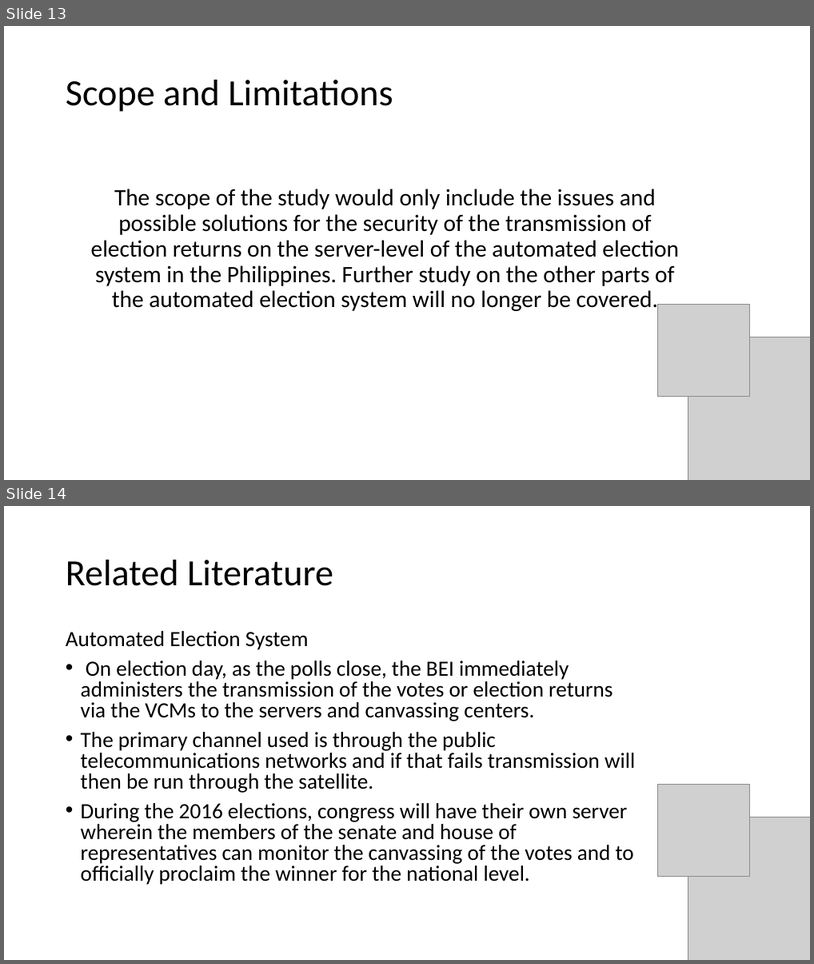
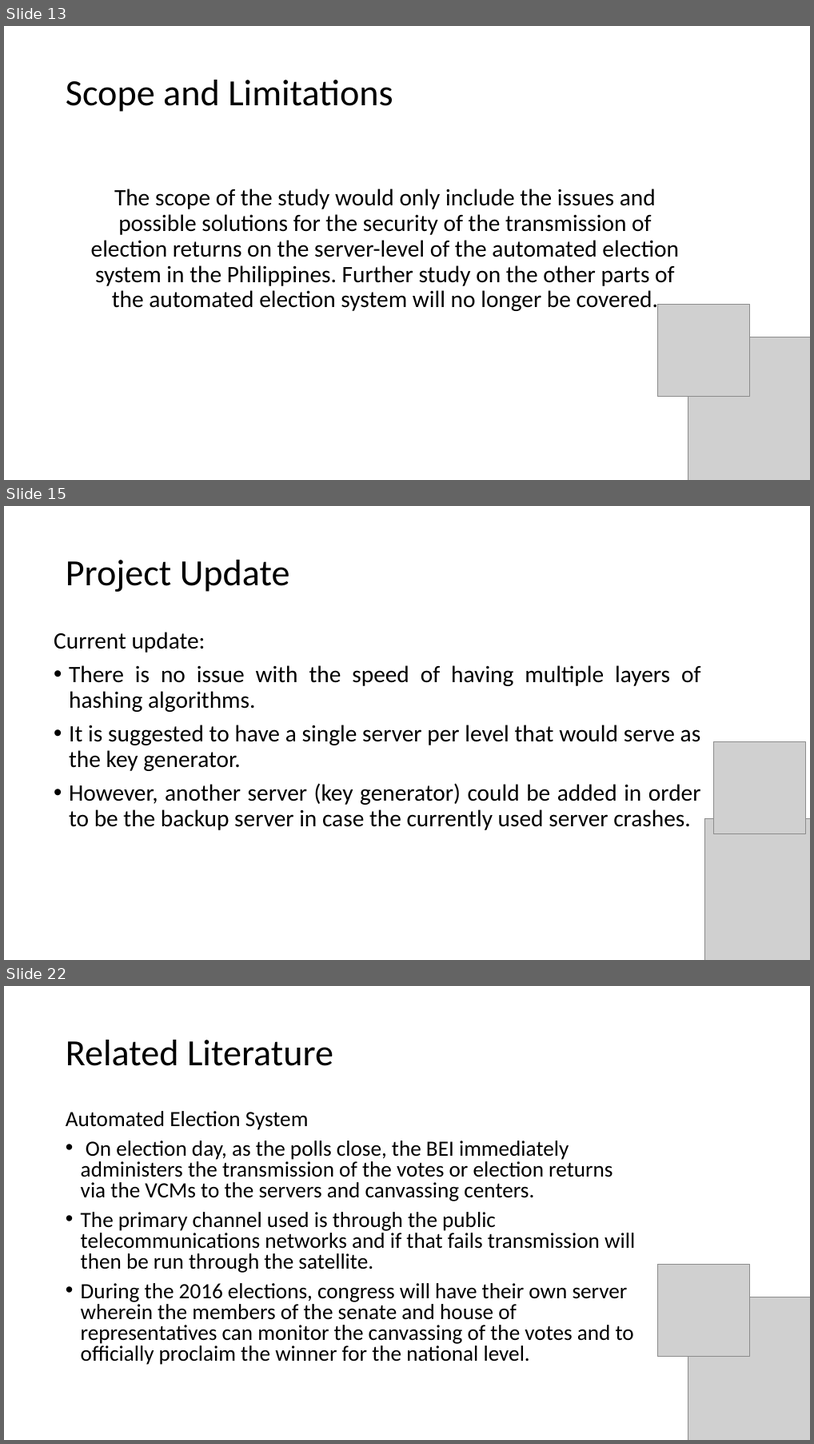
Before and after one commit to seans888/Project---Automate-Election, a slide deck: Documentation/Research Paper/AES ppt presentation.pptx. Shown one above the other, each under a label of ours: slides 13 and 14 before the commit, slides 13, 15 and 22 after it; the slides between them are not shown. The pictures are 814x964 and 814x1444 pixels, drawn with LibreOffice and Linux fonts; fonts in the diff are those of the drawing; grey boxes stand for pictures. Boxes give left, top, right and bottom in pixels: in the first picture for what was removed or moved away, otherwise in the second. Text is boxed around its words. In the diff, an @@ line names an element or a change of style, - is before the commit and + after.

```diff
--- a/Documentation/Research Paper/AES ppt presentation.pptx
+++ b/Documentation/Research Paper/AES ppt presentation.pptx
@@ slide 15 added at bbox=[4, 506, 810, 960], background #FFFFFF @@
@@ title added at bbox=[66, 560, 290, 592], 44 pt, text #000000 @@
+Project Update
@@ text added at bbox=[54, 632, 702, 830], 28 pt, text #000000 @@
+Current update:
+• There is no issue with the speed of having multiple layers of hashing algorithms.
+• It is suggested to have a single server per level that would serve as the key generator.
+• However, another server (key generator) could be added in order to be the backup server in case the currently used server crashes.
@@ picture added at bbox=[714, 742, 806, 834] @@
@@ picture added at bbox=[705, 819, 810, 960] @@
@@ what was slide 14 is now slide 22 @@
```
Also in this commit, not shown: 2 slides changed, 7 other slides added.
